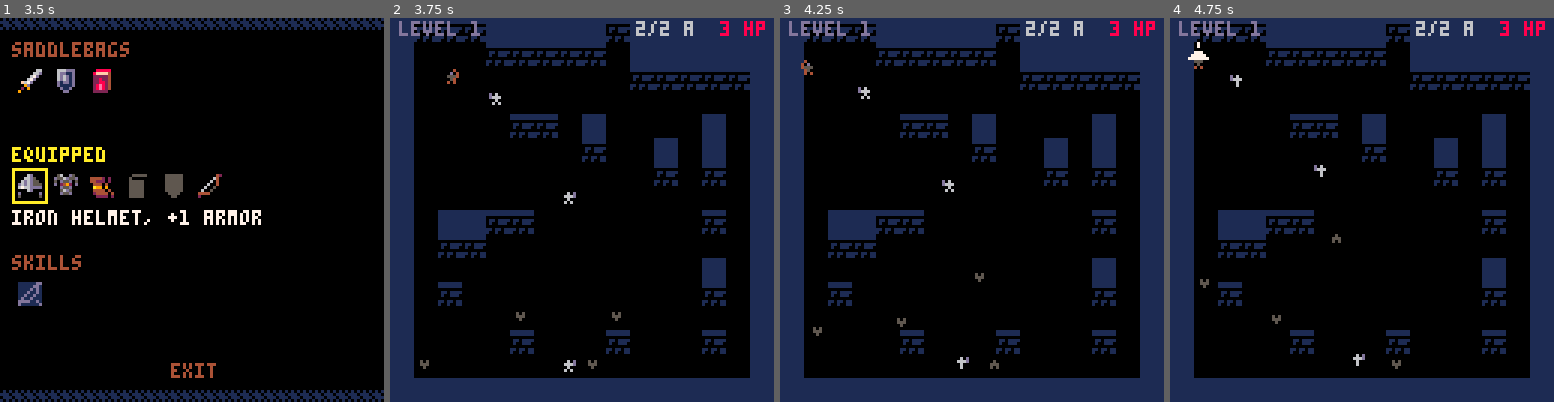
Above: before the commit, frames 1-4 (left to right).
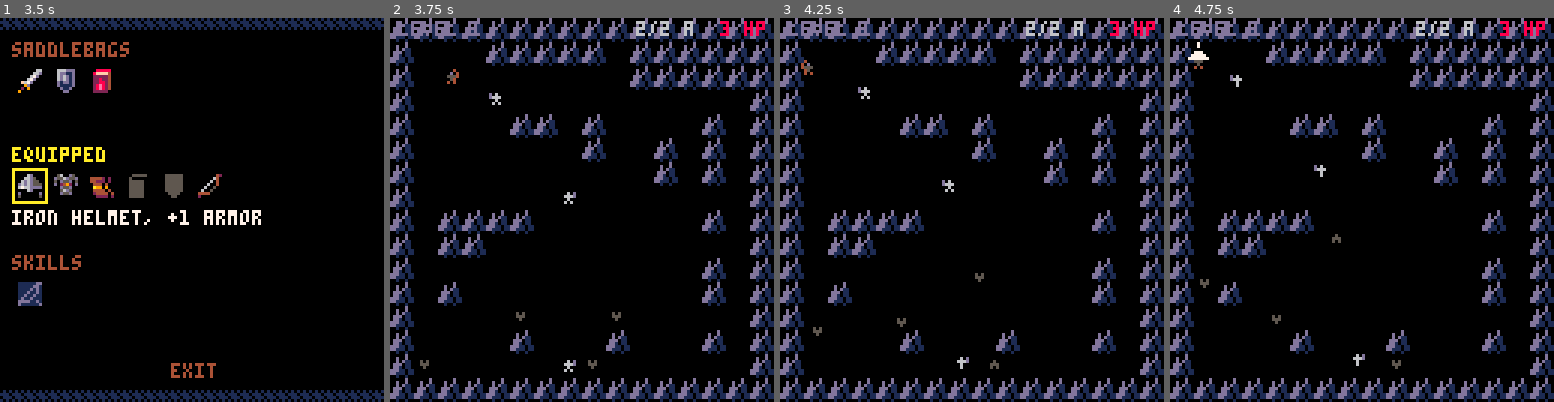
Above: after the commit, the same moments.

Repository: ironchestgames/pico-8-carts
Game: PICO-8 cartridge epicevilender.p8
Same seed, same stepped clock (60 frames per second), same inputs: the game is played once before the commit and once after it.
Inputs:
- Up to frame 1 (3.5 s): tap O (Z key) at 0.33, 1.07, 2.22 s; tap Down at 0.7 s; tap X (X key) at 1.43, 2.07, 2.82 s; hold Up 1.97-2.63 s; hold Right 2.68-3.02 s; hold Down from 3.07 s (still down)
- Up to frame 2 (3.75 s): tap X (X key) at 3.57 s; tap O (Z key) at 3.72 s; release Down at 3.73 s
- Up to frame 3 (4.25 s): hold Left 3.78-4.12 s; hold Up from 4.17 s (still down)
- Up to frame 4 (4.75 s): tap X (X key) at 4.32 s; release Up at 4.5 s; hold Left from 4.55 s (still down)

Frame 1 is identical in both runs. In frame 2, 26% of the frame differs, in the area x 0-100%, y 0-100%; in frame 3, 26%; in frame 4, 26%.

Commit message:
epicevilender - remove overworld and multiple exits

Diff:
--- a/epicevilender.p8
+++ b/epicevilender.p8
@@ -253,10 +253,10 @@
 
 dungeonlevel=1 -- current dungeon depth
 dungeonthemes={0,3,6}
-dungeontheme=1 -- 1 tower, 2 cave, overworld
+dungeontheme=1 -- 1 magical forest, 2 cave, 3 catacombs
 floormap={} -- the current map
 mapprops={} -- static mapprops
-exits={} -- the exits
+door=nil -- the exit door to next floor
 actors={} -- actors
 boss=nil -- current boss (if any)
 attacks={} -- attack objects
@@ -675,70 +675,6 @@
 })
 
 
--- overworld scene
-function getoverworldmap()
- local basemap,mapprops={},{}
-
- for _y=0,15 do
-  basemap[_y]={}
-  mapprops[_y]={}
-  for _x=0,16 do
-
-   local basemapy=basemap[_y]
-
-   basemapy[_x]=0
-   mapprops[_y][_x]=0
-
-   local _col=sget(_x,96+_y)
-
-   -- avatar
-   if _col == 15 then
-    basemapy[_x]=15
-
-   -- wall
-   elseif _col == 1 then
-    basemapy[_x]=1
-
-   -- enter dungeon
-   elseif _col == 14 then
-    basemapy[_x]=2
-
-   -- mapprops
-   elseif _col > 1 then
-    mapprops[_y][_x]=222+_col
-   end
-
-  end
- end
-
- basemap.mapprops=mapprops
-
- return basemap
-end
-
-function overworldinit()
- _update60=overworldupdate
- _draw=overworlddraw
-
- dungeonlevel=0
- dungeontheme=3
-
- mapinit(getoverworldmap())
-end
-
-function overworldupdate()
- dungeonupdate()
-end
-
-function overworlddraw()
- dungeondraw()
-end
-…(6 lines of a section not shown)…
 
 
 -- dungeon scene
@@ -819,7 +755,7 @@
   basemap[enemy.y][enemy.x]=8
  end
 
- -- exit
+ -- door
  basemap[cury][curx]=2
 
  -- avatar
@@ -850,7 +786,6 @@
 
  -- reset collections
  floormap={}
- exits={}
  mapprops=basemap.mapprops
  actors={}
  attacks={}
@@ -1139,16 +1074,15 @@
     _col=0 -- note: make tile ground
    end
 
-   -- create exit
+   -- create door
    if _col == 2 then
-    add(exits,{
+    door={
      x=_x*8+4,
      y=_y*8+4,
      halfw=4,
      halfh=4,
-     isopen=false,
-     func=nextfloor,
-    })
+     isopen=false
+    }
     _col=0
    end
 
@@ -1584,14 +1518,11 @@
   end
  end
 
- -- update first exit
- do
-  local _exit=exits[1]
-  if enemycount == 0 and _exit and _exit.isopen == false then
-   floormap[(_exit.y-4)/8][(_exit.x-4)/8]=0
-   _exit.isopen=true
-   sfx(0)
-  end
+ -- update door
+ if enemycount == 0 and not door.isopen then
+  floormap[(door.y-4)/8][(door.x-4)/8]=0
+  door.isopen=true
+  sfx(0)
  end
 
  -- update the next-position
@@ -1607,13 +1538,11 @@
   -- note: after this deltas should not change by input
  end
 
- -- collide avatar against exits
- for _exit in all(exits) do
-  if _exit.isopen and
-     isaabbscolliding(avatar,_exit) then
-   _exit.func()
-   return
-  end
+ -- collide avatar against door
+ if door.isopen and
+    isaabbscolliding(avatar,door) then
+  nextfloor()
+  return
  end
 
  -- collide against attacks
@@ -1948,22 +1877,20 @@
   end
  end
 
- -- draw exits
- for _exit in all(exits) do
-  if _exit.isopen then
-   spr(
-    themeoffset+2,
-    _exit.x-_exit.halfw,
-    _exit.y-_exit.halfh)
-
-   if isdebug then
-    rectfill(
-     _exit.x-_exit.halfw,
-     _exit.y-_exit.halfh,
-     _exit.x+_exit.halfw,
-     _exit.y+_exit.halfh,
-     9)
-   end
+ -- draw door
+ if door.isopen then
+  spr(
+   themeoffset+2,
+   door.x-door.halfw,
+   door.y-door.halfh)
+
+  if isdebug then
+   rectfill(
+    door.x-door.halfw,
+    door.y-door.halfh,
+    door.x+door.halfw,
+    door.y+door.halfh,
+    9)
   end
  end
 
@@ -2478,25 +2405,22 @@
 
 
 
-
-
 function _init()
  equipinit()
- -- overworldinit()
 end
 
 
 
 
 __gfx__
-11111111111111110000005501111000011110000000000000000d0000000d005555555500000000055555000550055005555550005555500000005500000055
-11111111111111110005515511111111111111110050050000d00d0000d00d005500005555505500555555505555555505555550050000000000055000000555
-00000000111111115515515511000011110000110055550000d0d11000d0d1105000000555505500555555505055550505555550055555000000505000005550
-0110111111111111551551550011110000111100005005000ddd01100ddd01105000000555505500500500505055550505555550055555000005005050055500
-0100111011111111551551111101011011111111015555100dd101100dd101105000000555505500550005500055550005555550055555000050050005555000
-000000001111111155111111110101100000001110500501ddd11011ddd110115000555555550550550005500055550005555550055555000500500000550000
-110110111111111111111111101101011111110001111110dd111011dd1110115000000555555055550005500055550000555500055555005555000005050000
-10010011111111110000000010101101100001110000000000100100001001005055555505555055050005000000000000055000055555005000000050005000
+00000d0000000d000000000001111000011110000000000011111111111111111111111100000000055555000550055005555550005555500000005500000055
+00d00d0000d00d000000200011111111111111110050050011111111111111110000000155505500555555505555555505555550050000000000055000000555
+00d0d11000d0d1100022200011000011110000110055550000000000111111115501100155505500555555505055550505555550055555000000505000005550
+0ddd01100ddd01100000222000111100001111000050050001101111111111115500001155505500500500505055550505555550055555000005005050055500
+0dd101100dd101100002200011010110111111110155551001001110111111115515500155505500550005500055550005555550055555000050050005555000
+ddd11011ddd110110000200011010110000000111050050100000000111111115515500155550550550005500055550005555550055555000500500000550000
+dd111011dd1110110000200010110101111111000111111011011011111111115515515155555055550005500055550000555500055555005555000005050000
+00100100001001000000200010101101100001110000000010010011111111111111111105555055050005000000000000055000055555005000000050005000
 0000000000000000000000000000000000000000000000000000000000000000011111100000000000000000000000000000000011111111111111dd111111dd
 000000000111111166111111111161111111111100000000000000000000000011111111000000000000000000000000000000001111111111111dd111111ddd
 0f00f00f41111611111111111111161116111111000000000000000000000000111111110000000000000000000000000000000011dd1dd11111d1d11111ddd1
